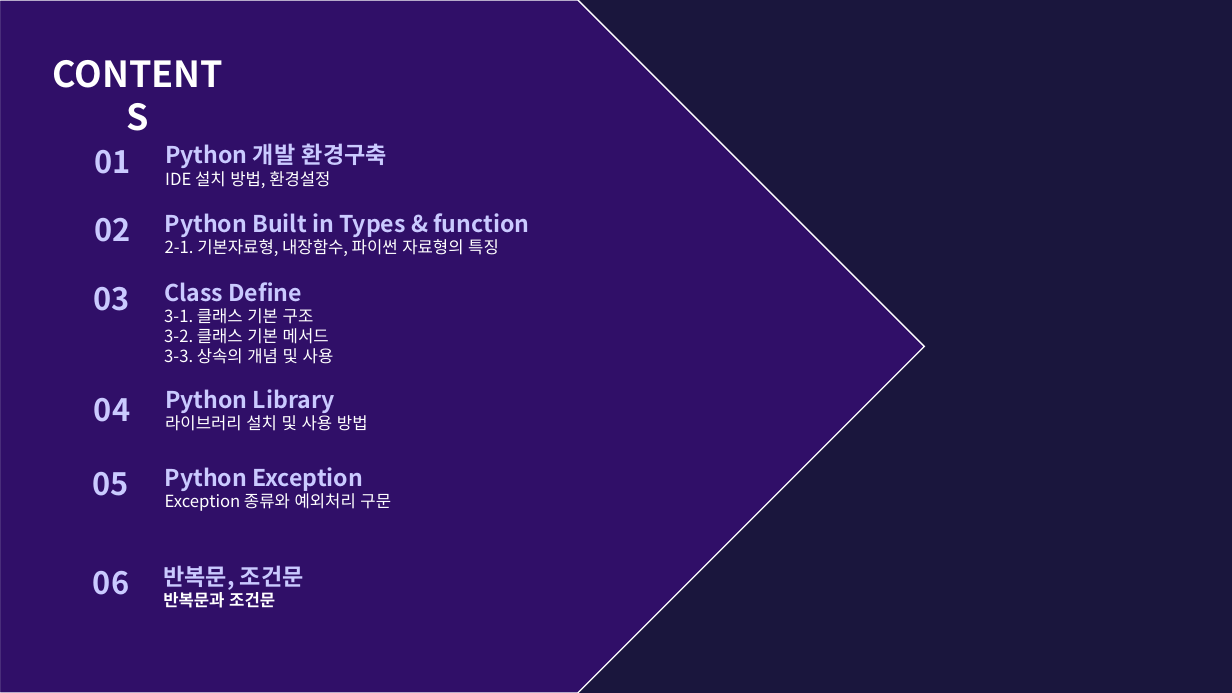
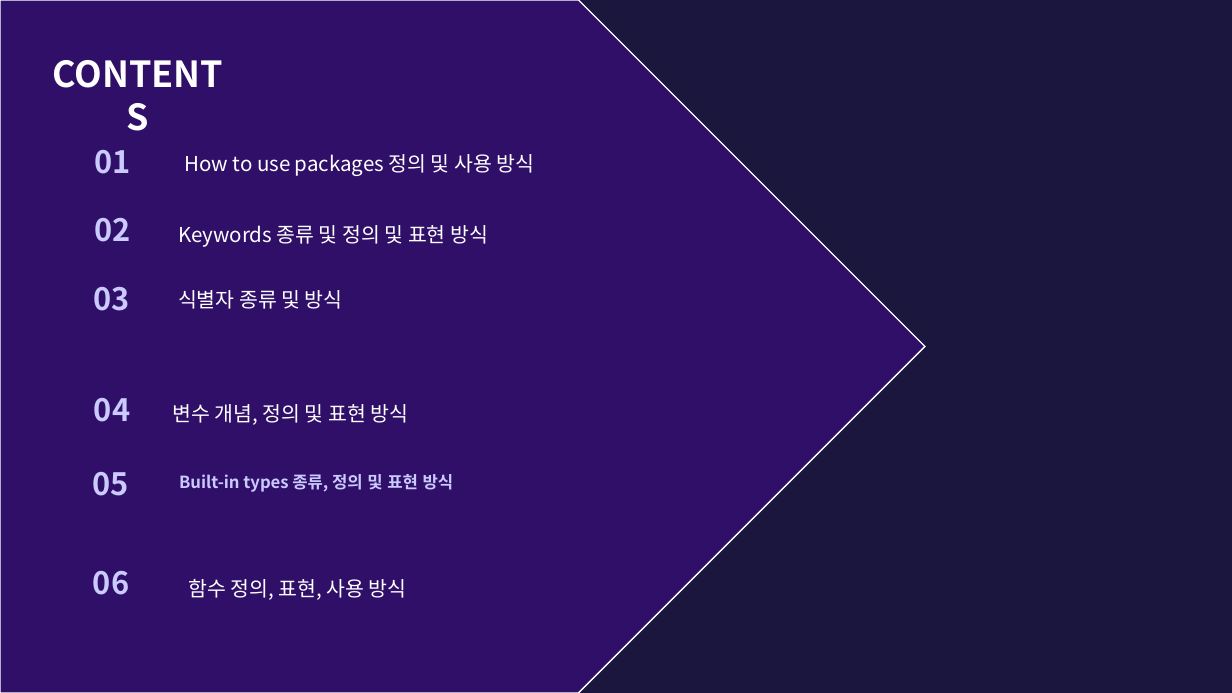
Before and after one commit to kanagku123/flutter, a slide deck: slide 2 of lib/practice/세미나 PPT.pptx. Drawn at 1232x693 pixels with LibreOffice and Linux fonts; fonts in the diff are those of the drawing; background and template pictures are left out. Boxes give left, top, right and bottom in pixels: in the first picture for what was removed or moved away, otherwise in the second. Text is boxed around its words. In the diff, an @@ line names an element or a change of style, - is before the commit and + after.

```diff
--- a/lib/practice/세미나 PPT.pptx
+++ b/lib/practice/세미나 PPT.pptx
@@ pentagon arrow at <box>0,0,925,693</box>: proportions changed @@
@@ text at <box>184,154,535,176</box>: text changed; size 18 to 16 pt; text colour #CACAFF to #FFFFFF; bold off @@
-Python 개발 환경구축
-IDE 설치 방법, 환경설정
+How to use packages 정의 및 사용 방식
@@ text at <box>178,225,488,247</box>: text changed; size 18 to 16 pt; text colour #CACAFF to #FFFFFF; bold off @@
-Python Built in Types & function
-2-1. 기본자료형, 내장함수, 파이썬 자료형의 특징
+Keywords 종류 및 정의 및 표현 방식
@@ text removed at <box>164,282,334,364</box> @@
-Class Define
-3-1. 클래스 기본 구조
-3-2. 클래스 기본 메서드
-3-3. 상속의 개념 및 사용
@@ text added at <box>178,290,343,309</box>, 16 pt, text #FFFFFF @@
+식별자 종류 및 방식
@@ text removed at <box>165,389,368,431</box> @@
-Python Library
-라이브러리 설치 및 사용 방법
@@ text at <box>172,404,409,425</box>: text changed; size 13 to 16 pt @@
-Python Exception
-Exception 종류와 예외처리 구문
+변수 개념, 정의 및 표현 방식
@@ text added at <box>179,474,454,492</box>, 13 pt, text #CACAFF, bold @@
+Built-in types 종류, 정의 및 표현 방식
@@ text removed at <box>163,565,304,608</box> @@
-반복문, 조건문
-반복문과 조건문
@@ text added at <box>189,579,407,600</box>, 16 pt, text #FFFFFF @@
+함수 정의, 표현, 사용 방식
```
Also in this commit, not shown: 3 other slides changed, 7 slides added, 3 slides removed, 1 other file.
